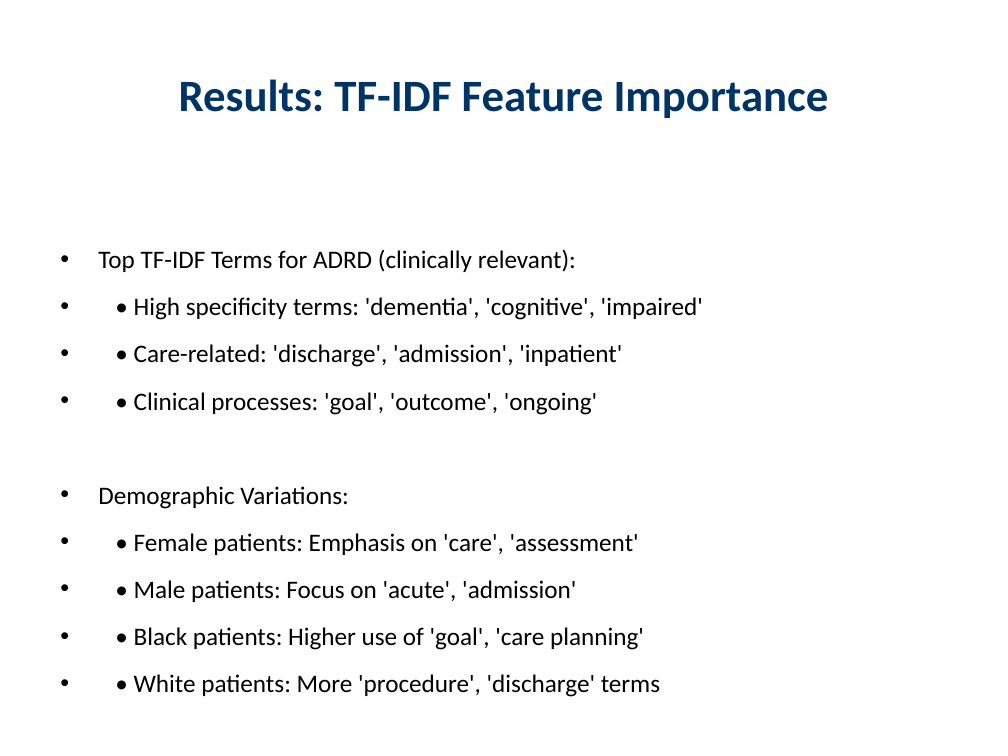
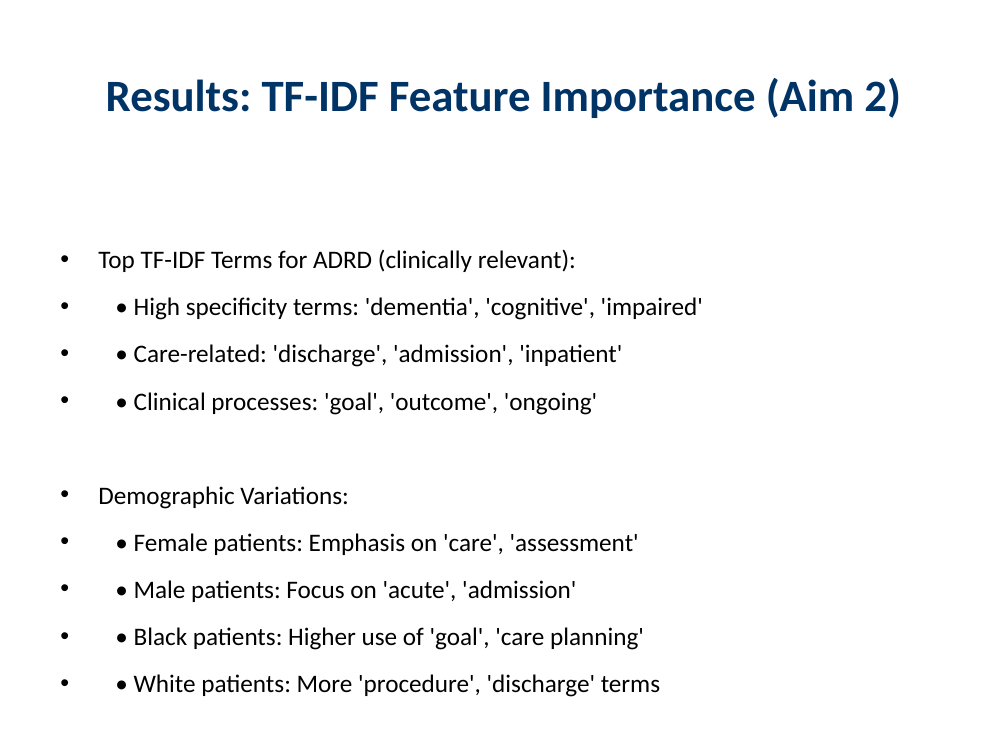
Before and after one commit to gyasifred/adrd_ePheno, a slide deck: slide 17 of AMIA_2025_ADRD_ePhenotyping_Presentation.pptx (slide 16 before the commit). Drawn at 1008x756 pixels with LibreOffice and Linux fonts; fonts in the diff are those of the drawing. Boxes give left, top, right and bottom in pixels: in the first picture for what was removed or moved away, otherwise in the second. Text is boxed around its words. In the diff, an @@ line names an element or a change of style, - is before the commit and + after.

```diff
--- a/AMIA_2025_ADRD_ePhenotyping_Presentation.pptx
+++ b/AMIA_2025_ADRD_ePhenotyping_Presentation.pptx
@@ title at (106, 78, 901, 118): text changed @@
-Results: TF-IDF Feature Importance
+Results: TF-IDF Feature Importance (Aim 2)
```
Also in this commit, not shown: 8 other slides changed, 3 slides added, 2 slides removed, 2 other files.
